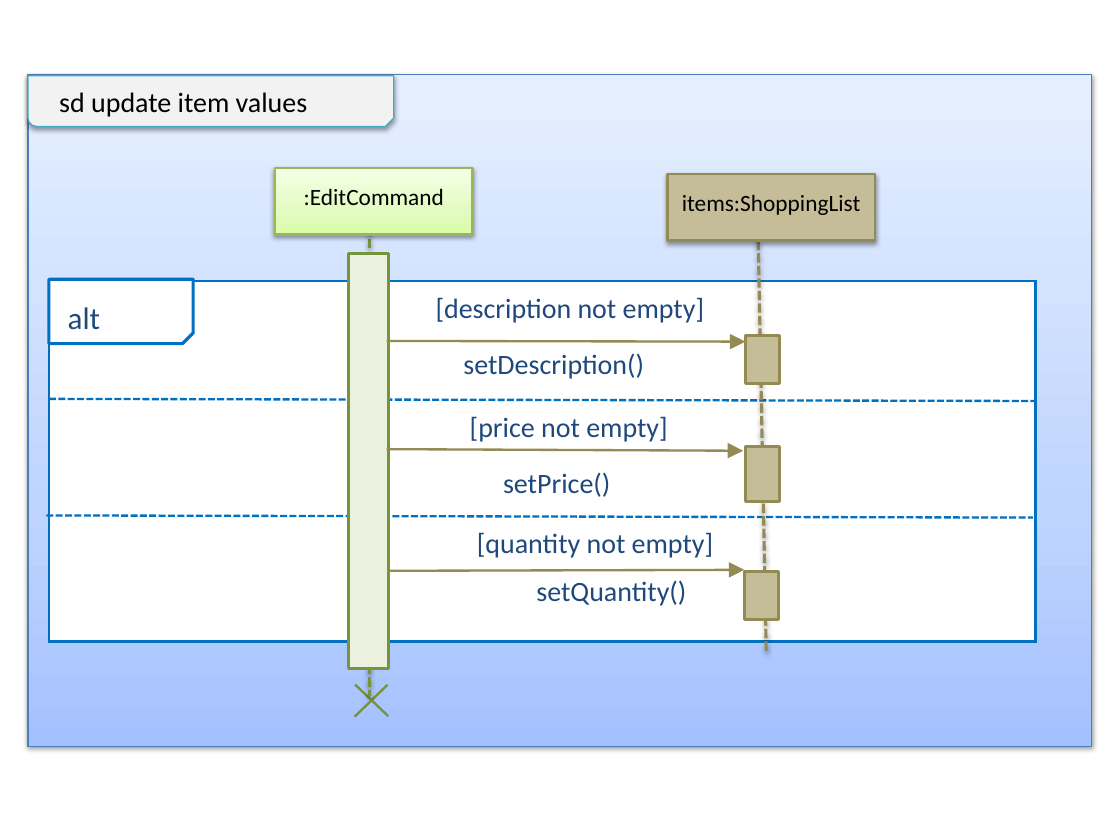
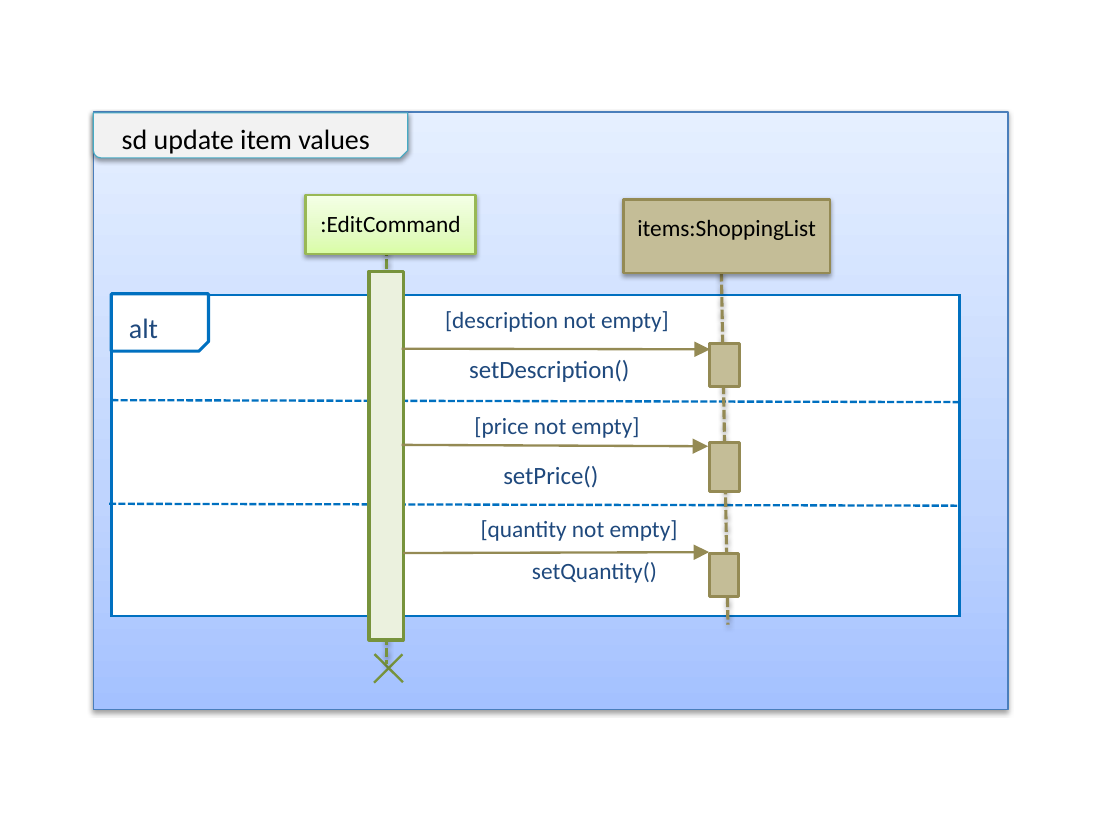
Before and after one commit to nus-cs2113-AY1920S2/tp, a slide deck: slide 2 of docs/Edit.pptx. Drawn at 1120x840 pixels with LibreOffice and Linux fonts; fonts in the diff are those of the drawing. Boxes give left, top, right and bottom in pixels: in the first picture for what was removed or moved away, otherwise in the second. Text is boxed around its words. In the diff, an @@ line names an element or a change of style, - is before the commit and + after.

```diff
--- a/docs/Edit.pptx
+++ b/docs/Edit.pptx
@@ rectangle: place and size @@
-rectangle at [28, 75, 1092, 747]
+rectangle at [93, 112, 1008, 709]
@@ snip round rect: place and size @@
-snip round rect at [28, 76, 394, 127]
+snip round rect at [93, 113, 408, 158]
@@ text "sd update item values": place and size @@
-text "sd update item values" at [59, 92, 308, 117]
+text "sd update item values" at [122, 129, 370, 154]
@@ rectangle ":EditCommand": place and size @@
-rectangle ":EditCommand" at [276, 168, 474, 234]
+rectangle ":EditCommand" at [306, 195, 476, 254]
@@ rectangle "items:ShoppingList": place and size @@
-rectangle "items:ShoppingList" at [668, 174, 875, 240]
+rectangle "items:ShoppingList" at [624, 199, 830, 273]
@@ line moved from (370, 226) - (370, 696) to (386, 248) - (386, 664) @@
@@ line moved from (758, 241) - (766, 652) to (721, 260) - (728, 625) @@
@@ rectangle: place and size @@
-rectangle at [49, 281, 1036, 642]
+rectangle at [111, 296, 959, 616]
@@ snip rect: place and size @@
-snip rect at [49, 279, 194, 344]
+snip rect at [111, 293, 208, 351]
@@ text "alt": place and size @@
-text "alt" at [68, 307, 100, 330]
+text "alt" at [129, 318, 158, 338]
@@ text "alt" at [129, 318, 158, 338]: size 20 to 18 pt @@
@@ rectangle: place and size @@
-rectangle at [348, 254, 389, 670]
+rectangle at [368, 271, 403, 640]
@@ text "[description not empty]": place and size @@
-text "[description not empty]" at [436, 297, 704, 323]
+text "[description not empty]" at [445, 311, 669, 332]
@@ arrow moved from (386, 340) - (745, 342) to (402, 348) - (710, 349) @@
@@ text "setDescription()" at [469, 360, 629, 382]: size 18 to 16 pt @@
@@ text "setDescription()": place and size @@
-text "setDescription()" at [463, 353, 644, 379]
+text "setDescription()" at [469, 360, 629, 382]
@@ rectangle: place and size @@
-rectangle at [745, 336, 778, 384]
+rectangle at [710, 344, 739, 386]
@@ line moved from (49, 399) - (1036, 401) to (111, 400) - (960, 402) @@
@@ arrow moved from (386, 449) - (744, 450) to (402, 445) - (708, 446) @@
@@ rectangle: place and size @@
-rectangle at [745, 446, 778, 501]
+rectangle at [710, 442, 739, 492]
@@ text "setPrice()" at [503, 466, 598, 488]: size 18 to 16 pt @@
@@ line moved from (46, 515) - (1033, 517) to (109, 504) - (958, 506) @@
@@ text "[quantity not empty]": place and size @@
-text "[quantity not empty]" at [477, 532, 713, 558]
+text "[quantity not empty]" at [481, 520, 678, 541]
@@ arrow moved from (389, 571) - (745, 570) to (403, 553) - (709, 552) @@
@@ size 18 to 15 pt in 4 elements at [474, 417, 640, 438], [445, 311, 669, 332], [481, 520, 678, 541], [532, 562, 657, 583] @@
@@ text "setQuantity()": place and size @@
-text "setQuantity()" at [536, 580, 686, 606]
+text "setQuantity()" at [532, 562, 657, 583]
@@ rectangle: place and size @@
-rectangle at [745, 571, 778, 619]
+rectangle at [709, 553, 738, 596]
@@ line moved from (389, 716) - (355, 684) to (403, 682) - (374, 654) @@
@@ line moved from (388, 684) - (355, 717) to (402, 654) - (374, 683) @@
```
Also in this commit, not shown: 2 other files.
